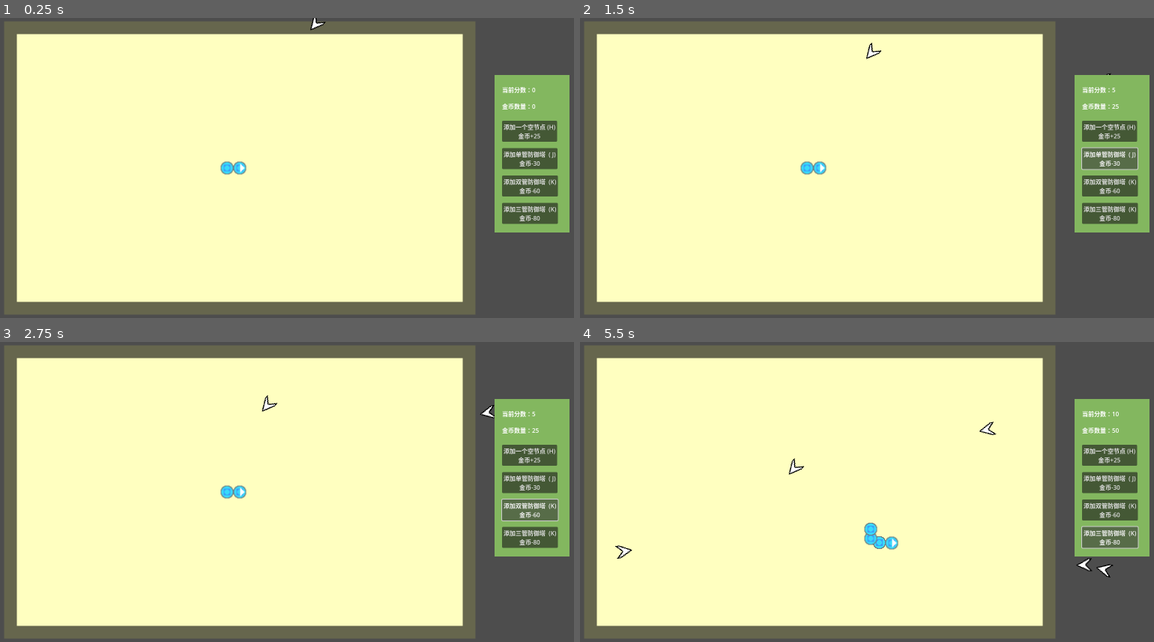
Above: before the commit, frames 1-4 (two rows, left to right).
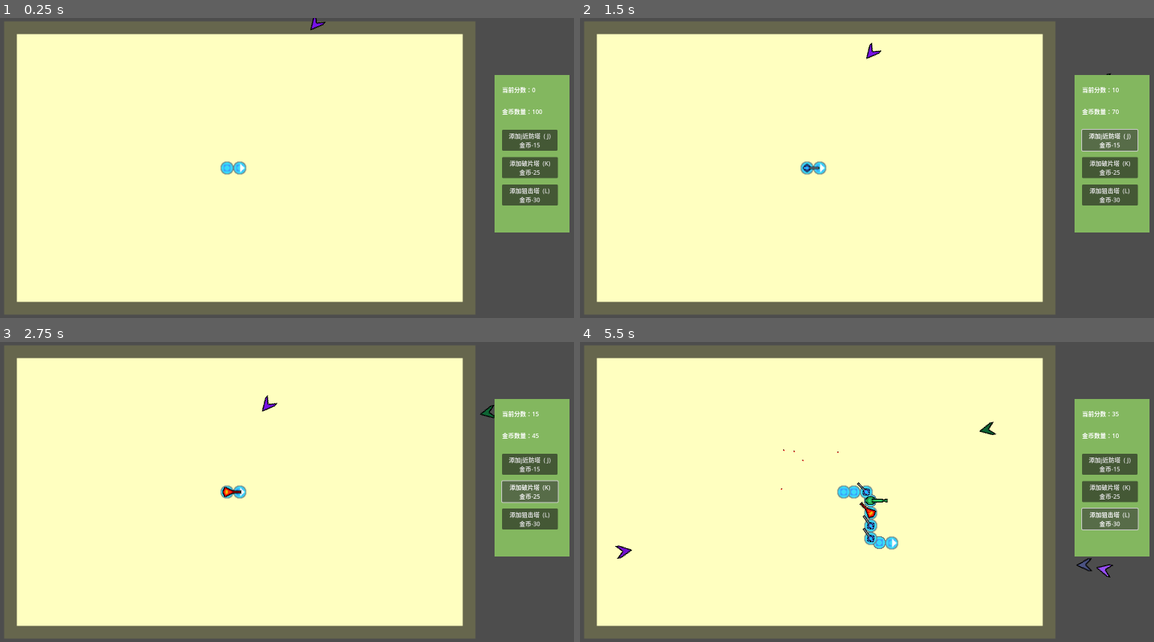
Above: after the commit, the same moments.

Repository: Mobius-Bron/snake_tower
Game: Godot game, scene res://world/world.tscn
The game is run twice, just before and just after one commit, with the same random seed, the same clock (stepped at 60 frames per second) and the same inputs.
Inputs (mouse positions are in pixels of both pictures, inside the frame that each line leads up to):
- Up to frame 1 (0.25 s): no input
- Up to frame 2 (1.5 s): click (1108, 132) at 0.5 s, where only the run before the commit has a clickable "添加一个空节点 (H) 金币+25"; click "添加单管防御塔 ( J) 金币-30" (after the commit: "添加j近防塔 ( J) 金币-15") at 1.25 s
- Up to frame 3 (2.75 s): click "添加双管防御塔 (K) 金币-60" (after the commit: "添加破片塔 (K) 金币-25") at 2 s
- Up to frame 4 (5.5 s): click "添加三管防御塔 (K) 金币-80" (after the commit: "添加狙击塔 (L) 金币-30") at 2.75 s; hold D (ui_right) 3.53-4.28 s; tap J (add_1) at 3.6 s; tap K (add_2) at 3.8, 4.35 s; hold S (ui_down) 4.28-5.03 s; tap L (add_3) at 4.55, 5.1 s; hold D (ui_right) from 5.03 s (still down); tap H (add_null) at 5.3 s

The runs differ from the first frame. In frame 1, 2.5% of the frame differs, in the area x 54-98%, y 0-69%; in frame 2, 2.6%; in frame 3, 2.6%; in frame 4, 3.3%, in the area x 6-98%, y 23-79%.

Commit message:
防御塔修改

Diff:
--- a/enemy/enemy.gd
+++ b/enemy/enemy.gd
@@ -9,7 +9,7 @@
 	dir = dir.normalized()
 	return dir * speed
 
-func _physics_process(delta):
+func _physics_process(_delta):
 	look_at(target_position)
 	velocity = get_v()
 	move_and_slide()
@@ -19,5 +19,8 @@
 func hurt(_atk):
 	hp -= _atk
 	if hp <= 0:
-		get_parent().score += 5
+		get_parent().enemy_dead()
 		queue_free()
+
+func set_rand_color():
+	$png.modulate = Color8(randi_range(1,255),randi_range(1,255),randi_range(1,255))
--- a/enemy/enemy.tscn
+++ b/enemy/enemy.tscn
@@ -21,7 +21,7 @@
 shape = SubResource("RectangleShape2D_2u0kw")
 disabled = true
 
-[node name="Sprite2D" type="Sprite2D" parent="."]
+[node name="png" type="Sprite2D" parent="."]
 z_index = 3
 position = Vector2(2, 0)
 texture = ExtResource("1_66b0p")
--- a/towers/bullet.gd
+++ b/towers/bullet.gd
@@ -4,10 +4,13 @@
 var speed = 200
 var dir = Vector2.RIGHT
 var target
+var through_able = 0
 
-func _physics_process(delta):
+func _ready():
+	look_at(target.global_position)
+
+func _physics_process(_delta):
 	if target != null:
-		look_at(target.global_position)
 		dir = target.global_position - self.global_position
 		dir = dir.normalized()
 	velocity = dir * speed
@@ -17,6 +20,7 @@
 	if area.name == "enemy_area":
 		var node = area.get_parent()
 		node.hurt(atk)
-		queue_free()
+		if through_able == 0:
+			queue_free()
 	elif area.name == "world_area":
 		queue_free()
--- a/towers/bullet.tscn
+++ b/towers/bullet.tscn
@@ -12,7 +12,7 @@
 [node name="bullet" type="CharacterBody2D"]
 script = ExtResource("1_x4oyy")
 
-[node name="Sprite2D" type="Sprite2D" parent="."]
+[node name="png" type="Sprite2D" parent="."]
 modulate = Color(1, 0, 0, 1)
 texture = ExtResource("2_rk547")
 region_enabled = true
--- a/towers/tower_1_1.gd
+++ b/towers/tower_1_1.gd
@@ -35,4 +35,5 @@
 		var new_bullet = bullet.instantiate()
 		new_bullet.global_position = $tower/tower/aim.global_position
 		new_bullet.target = target_enemy
+		new_bullet.atk = 1
 		get_tree().get_root().add_child(new_bullet)
--- a/towers/tower_1_1.tscn
+++ b/towers/tower_1_1.tscn
@@ -4,7 +4,7 @@
 [ext_resource type="Script" path="res://towers/tower_1_1.gd" id="1_afrnp"]
 
 [sub_resource type="CircleShape2D" id="CircleShape2D_1mb05"]
-radius = 103.019
+radius = 70.0
 
 [sub_resource type="RectangleShape2D" id="RectangleShape2D_0krnr"]
 
@@ -23,13 +23,15 @@
 [node name="tower" type="Node2D" parent="."]
 
 [node name="tower" type="Sprite2D" parent="tower"]
-position = Vector2(8.5, 0)
+z_index = 1
+position = Vector2(11.5, 0)
 texture = ExtResource("1_085af")
 
 [node name="aim" type="Marker2D" parent="tower/tower"]
 position = Vector2(4.5, 0)
 
 [node name="Timer" type="Timer" parent="."]
+wait_time = 0.1
 autostart = true
 
 [connection signal="area_entered" from="tower_area" to="." method="_on_tower_area_area_entered"]
--- a/towers/tower_1_2.gd
+++ b/towers/tower_1_2.gd
@@ -32,11 +32,10 @@
 
 	if target_enemy:
 		tower.look_at(target_enemy.global_position)
-		var new_bullet1 = bullet.instantiate()
-		new_bullet1.global_position = $tower/tower/aim1.global_position
-		new_bullet1.target = target_enemy
-		var new_bullet2 = bullet.instantiate()
-		new_bullet2.global_position = $tower/tower/aim2.global_position
-		new_bullet2.target = target_enemy
-		get_tree().get_root().add_child(new_bullet1)
-		get_tree().get_root().add_child(new_bullet2)
+		var new_bullet = bullet.instantiate()
+		new_bullet.global_position = $tower/tower/aim.global_position
+		new_bullet.target = target_enemy
+		new_bullet.speed = 250
+		new_bullet.through_able = 1
+		new_bullet.atk = 5
+		get_tree().get_root().add_child(new_bullet)
--- a/towers/tower_1_2.tscn
+++ b/towers/tower_1_2.tscn
@@ -4,7 +4,7 @@
 [ext_resource type="Texture2D" uid="uid://cnt0xyeac02nj" path="res://png/towers_png/tower1_2.png" id="2_ak3xv"]
 
 [sub_resource type="CircleShape2D" id="CircleShape2D_e83et"]
-radius = 103.019
+radius = 100.0
 
 [sub_resource type="RectangleShape2D" id="RectangleShape2D_u5pwi"]
 
@@ -24,16 +24,15 @@
 [node name="tower" type="Node2D" parent="."]
 
 [node name="tower" type="Sprite2D" parent="tower"]
-position = Vector2(8, 0)
+z_index = 1
+position = Vector2(11, 0)
 texture = ExtResource("2_ak3xv")
 
-[node name="aim1" type="Marker2D" parent="tower/tower"]
-position = Vector2(4, -3)
-
-[node name="aim2" type="Marker2D" parent="tower/tower"]
-position = Vector2(4, 3)
+[node name="aim" type="Marker2D" parent="tower/tower"]
+position = Vector2(7.5, 0)
 
 [node name="Timer" type="Timer" parent="."]
+wait_time = 0.7
 autostart = true
 
 [connection signal="area_entered" from="tower_area" to="." method="_on_tower_area_area_entered"]
--- a/towers/tower_1_3.gd
+++ b/towers/tower_1_3.gd
@@ -32,15 +32,9 @@
 
 	if target_enemy:
 		tower.look_at(target_enemy.global_position)
-		var new_bullet1 = bullet.instantiate()
-		new_bullet1.global_position = $tower/tower/aim1.global_position
-		new_bullet1.target = target_enemy
-		var new_bullet2 = bullet.instantiate()
-		new_bullet2.global_position = $tower/tower/aim2.global_position
-		new_bullet2.target = target_enemy
-		var new_bullet3 = bullet.instantiate()
-		new_bullet3.global_position = $tower/tower/aim3.global_position
-		new_bullet3.target = target_enemy
-		get_tree().get_root().add_child(new_bullet1)
-		get_tree().get_root().add_child(new_bullet2)
-		get_tree().get_root().add_child(new_bullet3)
+		var new_bullet = bullet.instantiate()
+		new_bullet.global_position = $tower/tower/aim.global_position
+		new_bullet.target = target_enemy
+		new_bullet.speed = 500
+		new_bullet.atk = 20
+		get_tree().get_root().add_child(new_bullet)
--- a/towers/tower_1_3.tscn
+++ b/towers/tower_1_3.tscn
@@ -4,11 +4,12 @@
 [ext_resource type="Texture2D" uid="uid://cqnor2jm1evmm" path="res://png/towers_png/tower1_3.png" id="2_v6hok"]
 
 [sub_resource type="CircleShape2D" id="CircleShape2D_clgic"]
-radius = 103.019
+radius = 300.0
 
 [sub_resource type="RectangleShape2D" id="RectangleShape2D_t0ssf"]
 
 [node name="tower1_3" type="StaticBody2D"]
+z_index = 1
 script = ExtResource("1_o0pib")
 
 [node name="tower_area" type="Area2D" parent="."]
@@ -24,19 +25,14 @@
 [node name="tower" type="Node2D" parent="."]
 
 [node name="tower" type="Sprite2D" parent="tower"]
-position = Vector2(8.5, 0)
+position = Vector2(10, 0)
 texture = ExtResource("2_v6hok")
 
-[node name="aim1" type="Marker2D" parent="tower/tower"]
-position = Vector2(3.5, -4)
-
-[node name="aim2" type="Marker2D" parent="tower/tower"]
-position = Vector2(3.5, 0)
-
-[node name="aim3" type="Marker2D" parent="tower/tower"]
-position = Vector2(3.5, 4)
+[node name="aim" type="Marker2D" parent="tower/tower"]
+position = Vector2(13, 0)
 
 [node name="Timer" type="Timer" parent="."]
+wait_time = 5.0
 autostart = true
 
 [connection signal="area_entered" from="tower_area" to="." method="_on_tower_area_area_entered"]
--- a/world/world.gd
+++ b/world/world.gd
@@ -14,11 +14,12 @@
 var enemy = preload("res://enemy/enemy.tscn")
 
 var game_start = 1
-var coin:int = 0
+var coin:int = 100
 var score:int = 0
 
 func add_new_enemy():
 	var new_enemy = enemy.instantiate()
+	new_enemy.set_rand_color()
 	var pos_kind = randi_range(1,4)
 	var x1
 	var x2
@@ -89,26 +90,21 @@
 		if Input.is_action_pressed("ui_left") and snake_hand.dir != Vector2.RIGHT:
 			snake_hand.dir = Vector2.LEFT
 
-	if Input.is_action_just_pressed("add_null"):
-		coin += 25
-		score += 5
-		add_body()
 	if Input.is_action_just_pressed("add_1"):
+		if coin >= 15:
+			add_body(tower1_1)
+			score += 5
+			coin -= 15
+	if Input.is_action_just_pressed("add_2"):
+		if coin >= 25:
+			add_body(tower1_2)
+			score += 5
+			coin -= 25
+	if Input.is_action_just_pressed("add_3"):
 		if coin >= 30:
-			add_body(tower1_1)
-			score += 10
+			add_body(tower1_3)
+			score += 5
 			coin -= 30
-	if Input.is_action_just_pressed("add_2"):
-		if coin >= 60:
-			add_body(tower1_2)
-			score += 15
-			coin -= 60
-	if Input.is_action_just_pressed("add_3"):
-		if coin >= 80:
-			add_body(tower1_3)
-			score += 20
-			coin -= 80
-
 
 func add_body(tower = null):
 	var new_body = snakeBody.instantiate()
@@ -124,7 +120,7 @@
 	add_child(new_body)
 
 func reset():
-	coin = 0
+	coin = 100
 	score = 0
 	clear_snake(snake_hand)
 	snake_hand = null
@@ -142,25 +138,25 @@
 	add_new_enemy()
 	$enemy_timer.wait_time = randf_range(0.5, 3)
 
-func _on_add_null_button_down():
-	coin += 25
+func _on_add_tower_1_button_down():
+	if coin >= 15:
+		add_body(tower1_1)
+		score += 5
+		coin -= 15
+
+func _on_add_tower_2_button_down():
+	if coin >= 25:
+		add_body(tower1_2)
+		score += 5
+		coin -= 25
+
+func _on_add_tower_3_button_down():
+	if coin >= 30:
+		add_body(tower1_3)
+		score += 5
+		coin -= 30
+
+func enemy_dead():
+	coin += 5
 	score += 5
 	add_body()
-
-func _on_add_tower_1_button_down():
-	if coin >= 30:
-		add_body(tower1_1)
-		score += 10
-		coin -= 30
-
-func _on_add_tower_2_button_down():
-	if coin >= 60:
-		add_body(tower1_2)
-		score += 15
-		coin -= 60
-
-func _on_add_tower_3_button_down():
-	if coin >= 80:
-		add_body(tower1_3)
-		score += 20
-		coin -= 80
--- a/world/world.tscn
+++ b/world/world.tscn
@@ -81,45 +81,36 @@
 
 [node name="coin_num" type="Label" parent="snake_body_shop"]
 offset_left = 19.0
-offset_top = 71.0
+offset_top = 85.0
 offset_right = 99.0
-offset_bottom = 94.0
+offset_bottom = 108.0
 text = "金币数量："
-
-[node name="add_null" type="Button" parent="snake_body_shop"]
-offset_left = 19.0
-offset_top = 122.0
-offset_right = 139.0
-offset_bottom = 175.0
-text = "添加一个空节点 (H)
-金币+25"
 
 [node name="add_tower1" type="Button" parent="snake_body_shop"]
 offset_left = 19.0
-offset_top = 195.0
-offset_right = 139.0
-offset_bottom = 248.0
-text = "添加单管防御塔  ( J)
-金币-30"
+offset_top = 146.0
+offset_right = 167.0
+offset_bottom = 200.0
+text = "添加j近防塔  ( J)
+金币-15"
 
 [node name="add_tower2" type="Button" parent="snake_body_shop"]
 offset_left = 19.0
-offset_top = 268.0
+offset_top = 219.0
 offset_right = 168.0
-offset_bottom = 322.0
-text = "添加双管防御塔  (K)
-金币-60"
+offset_bottom = 273.0
+text = "添加破片塔  (K)
+金币-25"
 
 [node name="add_tower3" type="Button" parent="snake_body_shop"]
 offset_left = 19.0
-offset_top = 341.0
-offset_right = 139.0
-offset_bottom = 394.0
-text = "添加三管防御塔  (K)
-金币-80"
+offset_top = 292.0
+offset_right = 168.0
+offset_bottom = 346.0
+text = "添加狙击塔  (L)
+金币-30"
 
 [connection signal="timeout" from="enemy_timer" to="." method="_on_enemy_timer_timeout"]
-[connection signal="button_down" from="snake_body_shop/add_null" to="." method="_on_add_null_button_down"]
 [connection signal="button_down" from="snake_body_shop/add_tower1" to="." method="_on_add_tower_1_button_down"]
 [connection signal="button_down" from="snake_body_shop/add_tower2" to="." method="_on_add_tower_2_button_down"]
 [connection signal="button_down" from="snake_body_shop/add_tower3" to="." method="_on_add_tower_3_button_down"]
Binary file changed: png/towers_png/tower1_1.png
Binary file changed: png/towers_png/tower1_2.png
Binary file changed: png/towers_png/tower1_3.png
